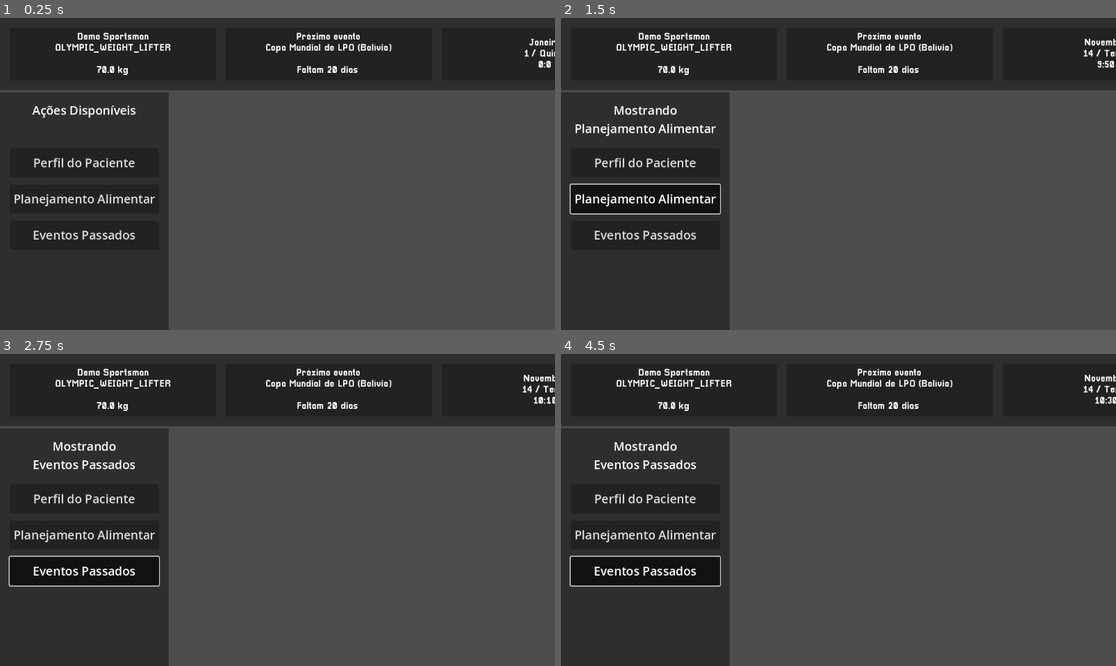
Above: before the commit, frames 1-4 (two rows, left to right).
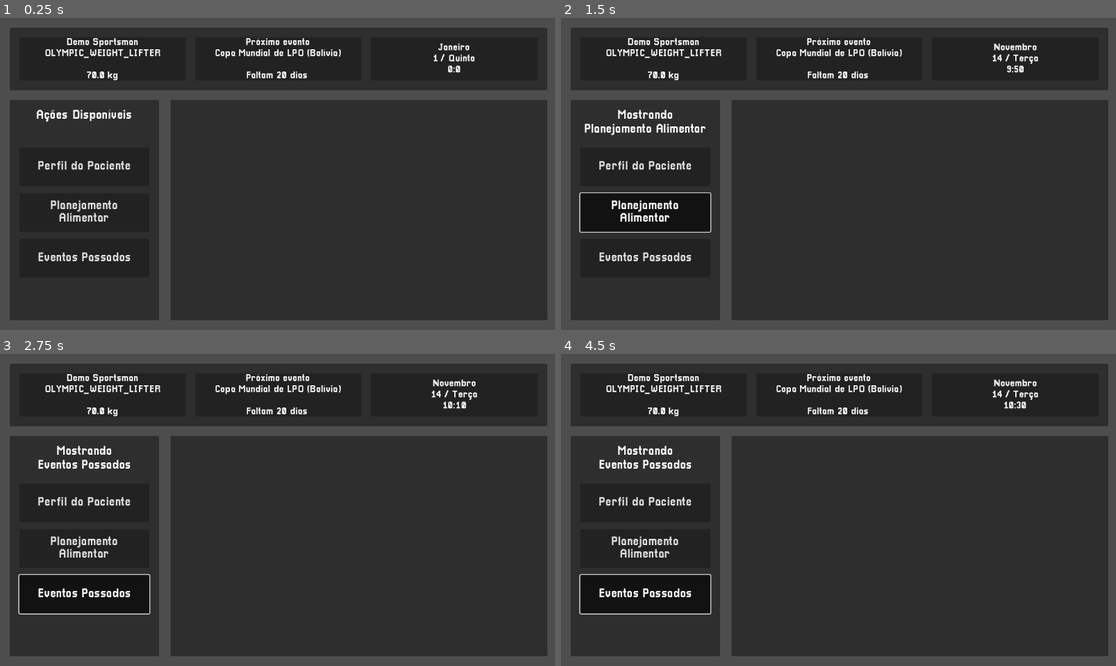
Above: after the commit, the same moments.

Repository: Deddon/simulador-de-esportistas
Game: Godot game, scene res://features/menus/main_menu/main_menu.tscn
Same seed, same stepped clock (60 frames per second), same inputs: the game is played once before the commit and once after it.
Inputs:
- Up to frame 1 (0.25 s): no input
- Up to frame 2 (1.5 s): click "Perfil do Paciente" at 0.5 s; click "Planejamento Alimentar" at 1.25 s
- Up to frame 3 (2.75 s): click "Eventos Passados" at 2 s
- Up to frame 4 (4.5 s): click "Perfil do Paciente" at 2.75 s; click "Planejamento Alimentar" at 3.5 s; click "Eventos Passados" at 4.25 s

The runs differ from the first frame. In frame 1, 60% of the frame differs, in the area x 0-100%, y 0-100%; in frame 2, 62%; in frame 3, 63%; in frame 4, 63%.

Commit message:
Set new game window size and fix main menu margins.

Diff:
--- a/features/menus/main_menu/header/header.tscn
+++ b/features/menus/main_menu/header/header.tscn
@@ -13,29 +13,34 @@
 font_size = 20
 
 [node name="Header" type="Control" node_paths=PackedStringArray("sportsman_data_label", "datetime_info_label")]
-custom_minimum_size = Vector2(1152, 0)
+custom_minimum_size = Vector2(1152, 150)
 layout_mode = 3
 anchors_preset = 10
 anchor_right = 1.0
-offset_right = 214.0
-offset_bottom = 180.0
+offset_bottom = 150.0
 grow_horizontal = 2
 theme = ExtResource("1_vxas7")
 script = ExtResource("1_mj6yx")
-sportsman_data_label = NodePath("BackgroundPanel/MarginContainer/HBoxContainer/NameAndSport/MarginContainer2/SportsmanData")
-datetime_info_label = NodePath("BackgroundPanel/MarginContainer/HBoxContainer/GameWatch/MarginContainer/DatetimeInfo")
+sportsman_data_label = NodePath("MarginContainer/BackgroundPanel/MarginContainer/HBoxContainer/NameAndSport/MarginContainer2/SportsmanData")
+datetime_info_label = NodePath("MarginContainer/BackgroundPanel/MarginContainer/HBoxContainer/GameWatch/MarginContainer/DatetimeInfo")
 metadata/_edit_group_ = true
 
-[node name="BackgroundPanel" type="Panel" parent="."]
-custom_minimum_size = Vector2(1152, 0)
+[node name="MarginContainer" type="MarginContainer" parent="."]
 layout_mode = 1
 anchors_preset = 15
 anchor_right = 1.0
 anchor_bottom = 1.0
 grow_horizontal = 2
 grow_vertical = 2
+theme_override_constants/margin_left = 20
+theme_override_constants/margin_top = 20
+theme_override_constants/margin_right = 20
 
-[node name="MarginContainer" type="MarginContainer" parent="BackgroundPanel"]
+[node name="BackgroundPanel" type="Panel" parent="MarginContainer"]
+custom_minimum_size = Vector2(1112, 0)
+layout_mode = 2
+
+[node name="MarginContainer" type="MarginContainer" parent="MarginContainer/BackgroundPanel"]
 layout_mode = 1
 anchors_preset = 15
 anchor_right = 1.0
@@ -47,15 +52,15 @@
 theme_override_constants/margin_right = 20
 theme_override_constants/margin_bottom = 20
 
-[node name="HBoxContainer" type="HBoxContainer" parent="BackgroundPanel/MarginContainer"]
+[node name="HBoxContainer" type="HBoxContainer" parent="MarginContainer/BackgroundPanel/MarginContainer"]
 layout_mode = 2
 theme_override_constants/separation = 20
 
-[node name="NameAndSport" type="Panel" parent="BackgroundPanel/MarginContainer/HBoxContainer"]
+[node name="NameAndSport" type="Panel" parent="MarginContainer/BackgroundPanel/MarginContainer/HBoxContainer"]
 layout_mode = 2
 size_flags_horizontal = 3
 
-[node name="MarginContainer2" type="MarginContainer" parent="BackgroundPanel/MarginContainer/HBoxContainer/NameAndSport"]
+[node name="MarginContainer2" type="MarginContainer" parent="MarginContainer/BackgroundPanel/MarginContainer/HBoxContainer/NameAndSport"]
 layout_mode = 1
 anchors_preset = 15
 anchor_right = 1.0
@@ -67,18 +72,18 @@
 theme_override_constants/margin_right = 10
 theme_override_constants/margin_bottom = 5
 
-[node name="SportsmanData" type="Label" parent="BackgroundPanel/MarginContainer/HBoxContainer/NameAndSport/MarginContainer2"]
+[node name="SportsmanData" type="Label" parent="MarginContainer/BackgroundPanel/MarginContainer/HBoxContainer/NameAndSport/MarginContainer2"]
 layout_mode = 2
 size_flags_vertical = 6
 text = "placeholder_sportsman_name"
 label_settings = SubResource("LabelSettings_vxas7")
 horizontal_alignment = 1
 
-[node name="NextEvent" type="Panel" parent="BackgroundPanel/MarginContainer/HBoxContainer"]
+[node name="NextEvent" type="Panel" parent="MarginContainer/BackgroundPanel/MarginContainer/HBoxContainer"]
 layout_mode = 2
 size_flags_horizontal = 3
 
-[node name="MarginContainer" type="MarginContainer" parent="BackgroundPanel/MarginContainer/HBoxContainer/NextEvent"]
+[node name="MarginContainer" type="MarginContainer" parent="MarginContainer/BackgroundPanel/MarginContainer/HBoxContainer/NextEvent"]
 layout_mode = 1
 anchors_preset = 15
 anchor_right = 1.0
@@ -90,7 +95,7 @@
 theme_override_constants/margin_right = 10
 theme_override_constants/margin_bottom = 5
 
-[node name="NextEventInfo" type="Label" parent="BackgroundPanel/MarginContainer/HBoxContainer/NextEvent/MarginContainer"]
+[node name="NextEventInfo" type="Label" parent="MarginContainer/BackgroundPanel/MarginContainer/HBoxContainer/NextEvent/MarginContainer"]
 layout_mode = 2
 text = "Próximo evento
 Copa Mundial de LPO (Bolívia)
@@ -99,11 +104,11 @@
 label_settings = SubResource("LabelSettings_cc7mj")
 horizontal_alignment = 1
 
-[node name="GameWatch" type="Panel" parent="BackgroundPanel/MarginContainer/HBoxContainer"]
+[node name="GameWatch" type="Panel" parent="MarginContainer/BackgroundPanel/MarginContainer/HBoxContainer"]
 layout_mode = 2
 size_flags_horizontal = 3
 
-[node name="MarginContainer" type="MarginContainer" parent="BackgroundPanel/MarginContainer/HBoxContainer/GameWatch"]
+[node name="MarginContainer" type="MarginContainer" parent="MarginContainer/BackgroundPanel/MarginContainer/HBoxContainer/GameWatch"]
 layout_mode = 1
 anchors_preset = 15
 anchor_right = 1.0
@@ -115,7 +120,7 @@
 theme_override_constants/margin_right = 10
 theme_override_constants/margin_bottom = 5
 
-[node name="DatetimeInfo" type="Label" parent="BackgroundPanel/MarginContainer/HBoxContainer/GameWatch/MarginContainer"]
+[node name="DatetimeInfo" type="Label" parent="MarginContainer/BackgroundPanel/MarginContainer/HBoxContainer/GameWatch/MarginContainer"]
 layout_mode = 2
 text = "Fevereiro
 20 /  Segunda-feira"
--- a/features/menus/main_menu/main_menu.tscn
+++ b/features/menus/main_menu/main_menu.tscn
@@ -1,11 +1,11 @@
-[gd_scene load_steps=6 format=3 uid="uid://dasbp47txnne2"]
+[gd_scene load_steps=7 format=3 uid="uid://dasbp47txnne2"]
 
+[ext_resource type="Theme" uid="uid://b0kpgts88gl8a" path="res://shared/resources/themes/common_theme.tres" id="1_tka4w"]
 [ext_resource type="Script" uid="uid://ff5kynq7d6o7" path="res://features/menus/main_menu/main_menu.gd" id="1_xqkuk"]
 [ext_resource type="PackedScene" uid="uid://ltyy6bdqfl" path="res://features/menus/main_menu/game_watch/game_watch.tscn" id="1_yojr0"]
 [ext_resource type="PackedScene" uid="uid://c7mcbwhsrlybw" path="res://features/menus/main_menu/header/header.tscn" id="3_ul4es"]
 [ext_resource type="PackedScene" uid="uid://b6ujjrrjk0nn2" path="res://features/menus/main_menu/side_options_buttons/side_options_buttons.tscn" id="4_e0f0j"]
-
-[sub_resource type="Theme" id="Theme_ul4es"]
+[ext_resource type="PackedScene" uid="uid://dgiqfyaigdr6o" path="res://features/menus/main_menu/main_workspace/main_workspace.tscn" id="5_aukys"]
 
 [node name="MainMenu" type="Control" node_paths=PackedStringArray("game_watch")]
 layout_mode = 3
@@ -14,31 +14,31 @@
 anchor_bottom = 1.0
 grow_horizontal = 2
 grow_vertical = 2
-theme = SubResource("Theme_ul4es")
+theme = ExtResource("1_tka4w")
 script = ExtResource("1_xqkuk")
 game_watch = NodePath("GameWatch")
+metadata/_edit_group_ = true
+metadata/_edit_lock_ = true
 
 [node name="GameWatch" parent="." instance=ExtResource("1_yojr0")]
 
 [node name="MainContainer" type="VBoxContainer" parent="."]
 custom_minimum_size = Vector2(1152, 648)
 layout_mode = 1
-offset_right = 1366.0
-offset_bottom = 768.0
+offset_right = 1156.0
+offset_bottom = 648.0
+theme_override_constants/separation = 0
 
 [node name="Header" parent="MainContainer" instance=ExtResource("3_ul4es")]
-custom_minimum_size = Vector2(1366, 150)
 layout_mode = 2
 
 [node name="BodyContainer" type="HBoxContainer" parent="MainContainer"]
-custom_minimum_size = Vector2(0, 498)
+custom_minimum_size = Vector2(1152, 498)
 layout_mode = 2
 size_flags_vertical = 3
 
 [node name="SideOptionsButtons" parent="MainContainer/BodyContainer" instance=ExtResource("4_e0f0j")]
-custom_minimum_size = Vector2(350, 0)
 layout_mode = 2
 
-[node name="MainWorkspace" type="Control" parent="MainContainer/BodyContainer"]
+[node name="MainWorkspace" parent="MainContainer/BodyContainer" instance=ExtResource("5_aukys")]
 layout_mode = 2
-size_flags_horizontal = 3
--- /dev/null
+++ b/features/menus/main_menu/main_workspace/main_workspace.gd
@@ -0,0 +1,5 @@
+class_name MainMenuMainWorkspace
+extends Control
+
+
+@export var landing_screen: Control
--- /dev/null
+++ b/features/menus/main_menu/main_workspace/main_workspace.tscn
@@ -0,0 +1,27 @@
+[gd_scene load_steps=2 format=3 uid="uid://dgiqfyaigdr6o"]
+
+[ext_resource type="Script" uid="uid://cxjsuu6vmgf40" path="res://features/menus/main_menu/main_workspace/main_workspace.gd" id="1_pn3op"]
+
+[node name="MainWorkspace" type="Control"]
+custom_minimum_size = Vector2(802, 498)
+layout_mode = 3
+anchors_preset = 0
+offset_right = 83.0
+offset_bottom = 498.0
+size_flags_horizontal = 3
+script = ExtResource("1_pn3op")
+
+[node name="MarginContainer" type="MarginContainer" parent="."]
+layout_mode = 1
+anchors_preset = 15
+anchor_right = 1.0
+anchor_bottom = 1.0
+grow_horizontal = 2
+grow_vertical = 2
+theme_override_constants/margin_left = 20
+theme_override_constants/margin_top = 20
+theme_override_constants/margin_right = 20
+theme_override_constants/margin_bottom = 20
+
+[node name="BackgroundPanel" type="Panel" parent="MarginContainer"]
+layout_mode = 2
--- a/features/menus/main_menu/side_options_buttons/side_options_buttons.gd
+++ b/features/menus/main_menu/side_options_buttons/side_options_buttons.gd
@@ -24,7 +24,6 @@
 		title_label.text = "Mostrando\nPerfil do Paciente"
 
 	else:
-		print(is_toggled)
 		title_label.text = "Ações Disponíveis\n"
 
 
--- a/features/menus/main_menu/side_options_buttons/side_options_buttons.tscn
+++ b/features/menus/main_menu/side_options_buttons/side_options_buttons.tscn
@@ -6,11 +6,11 @@
 font_size = 25
 
 [node name="SideOptionsButtons" type="Control" node_paths=PackedStringArray("title_label", "show_sportsman_profile_button", "show_food_plan_workspace_button", "show_event_history_button")]
-custom_minimum_size = Vector2(0, 648)
+custom_minimum_size = Vector2(330, 498)
 layout_mode = 3
 anchors_preset = 0
-offset_right = 400.0
-offset_bottom = 648.0
+offset_right = 330.0
+offset_bottom = 498.0
 script = ExtResource("1_js2as")
 title_label = NodePath("MarginContainer/BackgroundPanel/VBoxContainer/MarginContainer2/Title")
 show_sportsman_profile_button = NodePath("MarginContainer/BackgroundPanel/VBoxContainer/MarginContainer/VBoxContainer/ShowSportsmanProfile")
@@ -24,6 +24,9 @@
 anchor_bottom = 1.0
 grow_horizontal = 2
 grow_vertical = 2
+theme_override_constants/margin_left = 20
+theme_override_constants/margin_top = 20
+theme_override_constants/margin_bottom = 20
 
 [node name="BackgroundPanel" type="Panel" parent="MarginContainer"]
 layout_mode = 2
@@ -59,21 +62,22 @@
 theme_override_constants/separation = 15
 
 [node name="ShowSportsmanProfile" type="Button" parent="MarginContainer/BackgroundPanel/VBoxContainer/MarginContainer/VBoxContainer"]
-custom_minimum_size = Vector2(0, 60)
+custom_minimum_size = Vector2(0, 80)
 layout_mode = 2
 theme_override_font_sizes/font_size = 25
 toggle_mode = true
 text = "Perfil do Paciente"
 
 [node name="ShowFoodPlanWorkspace" type="Button" parent="MarginContainer/BackgroundPanel/VBoxContainer/MarginContainer/VBoxContainer"]
-custom_minimum_size = Vector2(0, 60)
+custom_minimum_size = Vector2(0, 80)
 layout_mode = 2
 theme_override_font_sizes/font_size = 25
 toggle_mode = true
-text = "Planejamento Alimentar"
+text = "Planejamento
+Alimentar"
 
 [node name="ShowEventsHistory" type="Button" parent="MarginContainer/BackgroundPanel/VBoxContainer/MarginContainer/VBoxContainer"]
-custom_minimum_size = Vector2(0, 60)
+custom_minimum_size = Vector2(0, 80)
 layout_mode = 2
 theme_override_font_sizes/font_size = 25
 toggle_mode = true
--- a/project.godot
+++ b/project.godot
@@ -20,10 +20,6 @@
 GameBuffer="*res://shared/autoloads/game_buffer.gd"
 Constants="*res://shared/autoloads/constants.gd"
 
-[display]
-
-window/size/mode=2
-
 [file_customization]
 
 folder_colors={
Not shown, added: features/menus/main_menu/main_workspace/main_workspace.gd.uid
